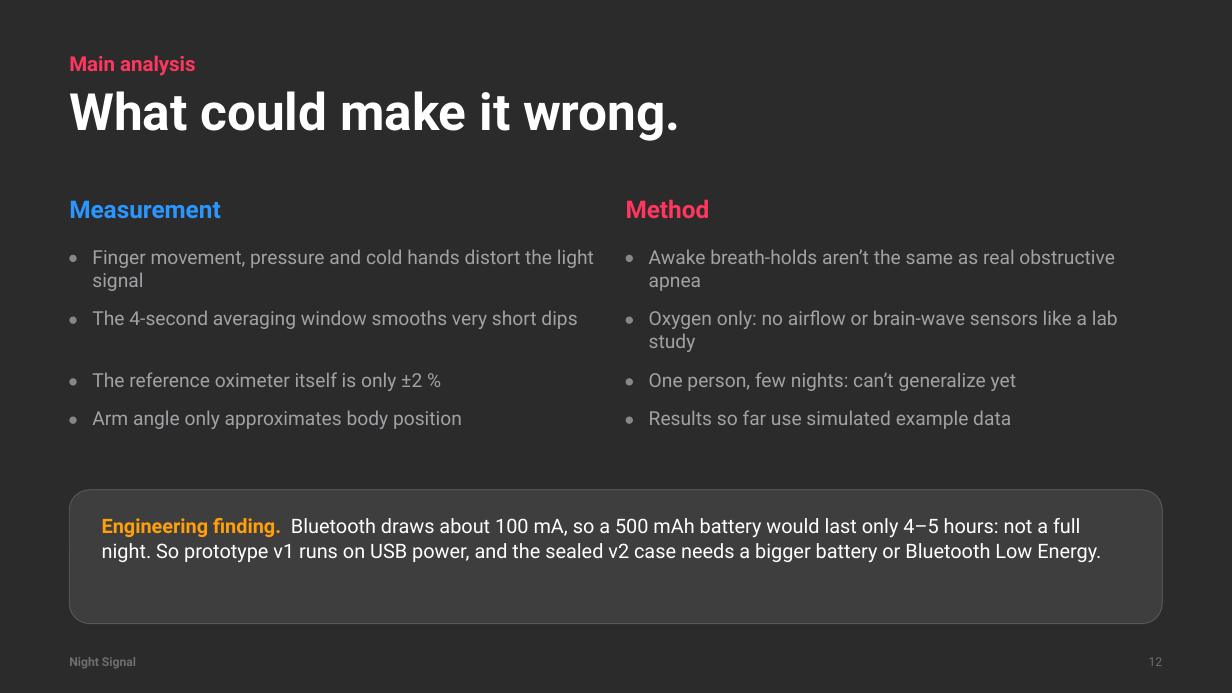
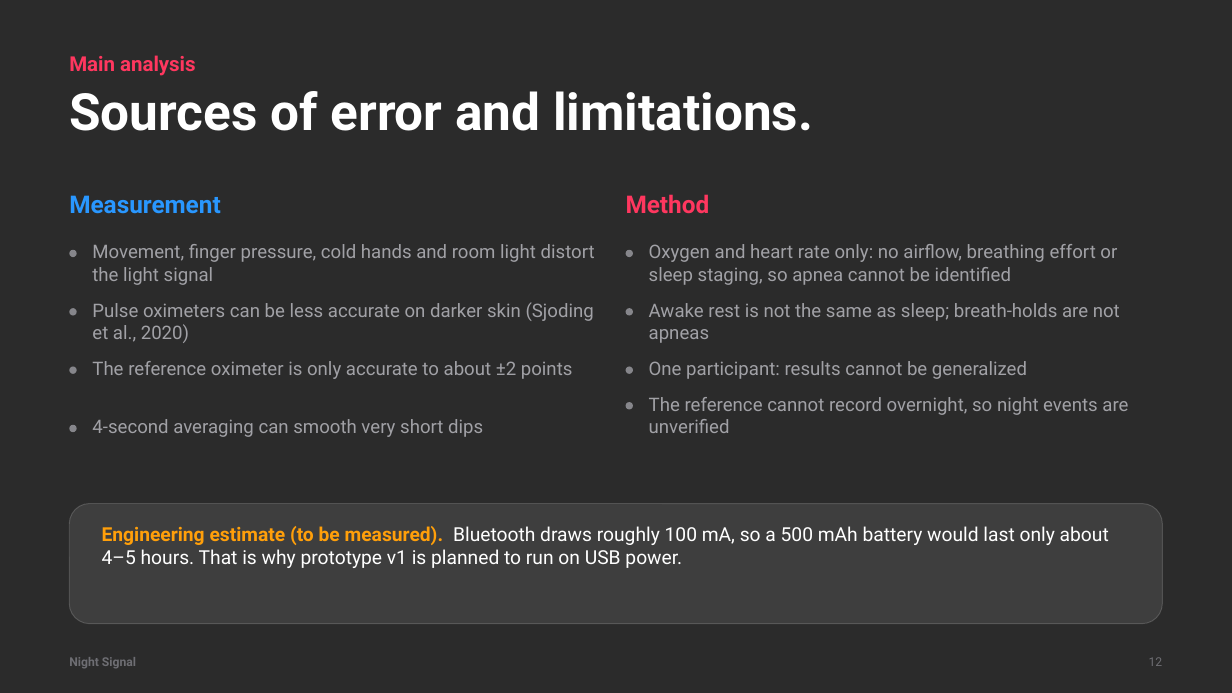
Before and after one commit to gabrielamamanestudent-wq/teetomivV2, a slide deck: slide 12 of science-fair/night-signal/Night_Signal_Presentation.pptx. Drawn at 1232x693 pixels with LibreOffice and Linux fonts; fonts in the diff are those of the drawing; background and template pictures are left out; a plain dark background stands for a picture behind light text. Boxes give left, top, right and bottom in pixels: in the first picture for what was removed or moved away, otherwise in the second. Text is boxed around its words. In the diff, an @@ line names an element or a change of style, - is before the commit and + after.

```diff
--- a/science-fair/night-signal/Night_Signal_Presentation.pptx
+++ b/science-fair/night-signal/Night_Signal_Presentation.pptx
@@ text at [69, 91, 813, 131]: text changed @@
-What could make it wrong.
+Sources of error and limitations.
@@ text at [92, 244, 595, 285]: text changed; size 15 to 14.5 pt @@
-Finger movement, pressure and cold hands distort the light signal
+Movement, finger pressure, cold hands and room light distort the light signal
@@ 2 texts, 2 ellipses: place and size @@
-2 texts, 2 ellipses at [69, 199, 710, 262]
+2 texts, 2 ellipses at [69, 194, 710, 257]
@@ text at [649, 244, 1117, 285]: text changed; size 15 to 14.5 pt @@
-Awake breath-holds aren’t the same as real obstructive apnea
+Oxygen and heart rate only: no airflow, breathing effort or sleep staging, so apnea cannot be identified
@@ text at [92, 302, 594, 343]: text changed; size 15 to 14.5 pt @@
-The 4-second averaging window smooths very short dips
+Pulse oximeters can be less accurate on darker skin (Sjoding et al., 2020)
@@ text at [649, 303, 1120, 343]: text changed; size 15 to 14.5 pt @@
-Oxygen only: no airflow or brain-wave sensors like a lab study
+Awake rest is not the same as sleep; breath-holds are not apneas
@@ text at [92, 361, 573, 379]: text changed; size 15 to 14.5 pt @@
-The reference oximeter itself is only ±2 %
+The reference oximeter is only accurate to about ±2 points
@@ 4 ellipses: place and size @@
-4 ellipses at [69, 317, 633, 385]
+4 ellipses at [69, 308, 633, 374]
@@ text at [649, 361, 1027, 379]: text changed; size 15 to 14.5 pt @@
-One person, few nights: can’t generalize yet
+One participant: results cannot be generalized
@@ text at [92, 419, 483, 437]: text changed; size 15 to 14.5 pt @@
-Arm angle only approximates body position
+4-second averaging can smooth very short dips
@@ ellipse: place and size @@
-ellipse at [626, 417, 633, 424]
+ellipse at [626, 402, 633, 409]
@@ text at [649, 397, 1128, 433]: text changed; size 15 to 14.5 pt @@
-Results so far use simulated example data
+The reference cannot record overnight, so night events are unverified
@@ ellipse: place and size @@
-ellipse at [69, 417, 77, 424]
+ellipse at [69, 425, 77, 433]
@@ rounded rectangle: place and size @@
-rounded rectangle at [69, 490, 1163, 624]
+rounded rectangle at [69, 504, 1163, 624]
@@ rounded rectangle at [69, 504, 1163, 624]: proportions changed @@
@@ text at [102, 526, 1109, 568]: text changed; size 15.5 to 15 pt @@
-Engineering finding. Bluetooth draws about 100 mA, so a 500 mAh battery would last only 4–5 hours: not a full night. So prototype v1 runs on USB power, and the sealed v2 case needs a bigger battery or Bluetooth Low Energy.
+Engineering estimate (to be measured). Bluetooth draws roughly 100 mA, so a 500 mAh battery would last only about 4–5 hours. That is why prototype v1 is planned to run on USB power.
```
Also in this commit, not shown: 11 other slides changed, 6 slides added, 6 slides removed, 41 other files.
